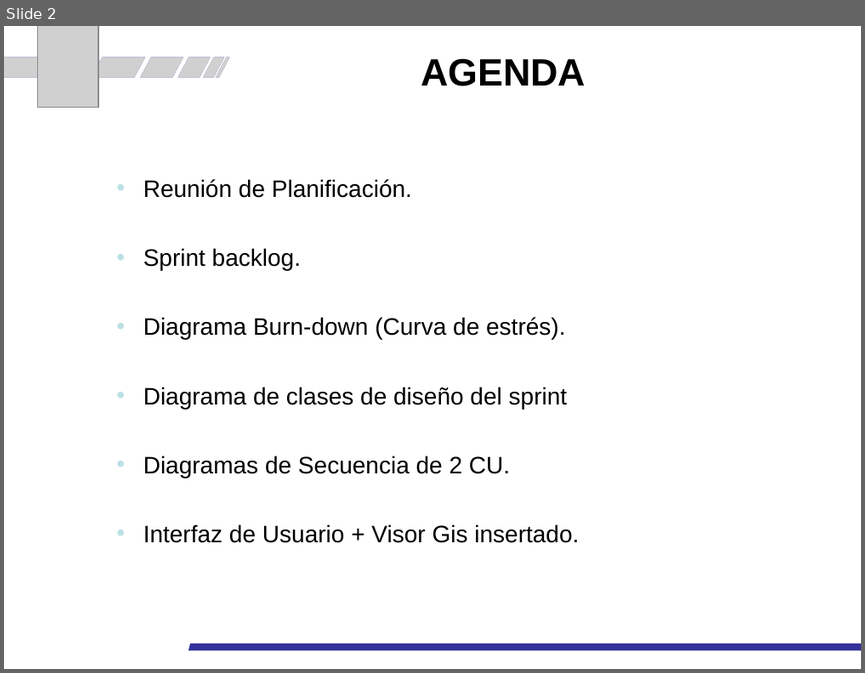
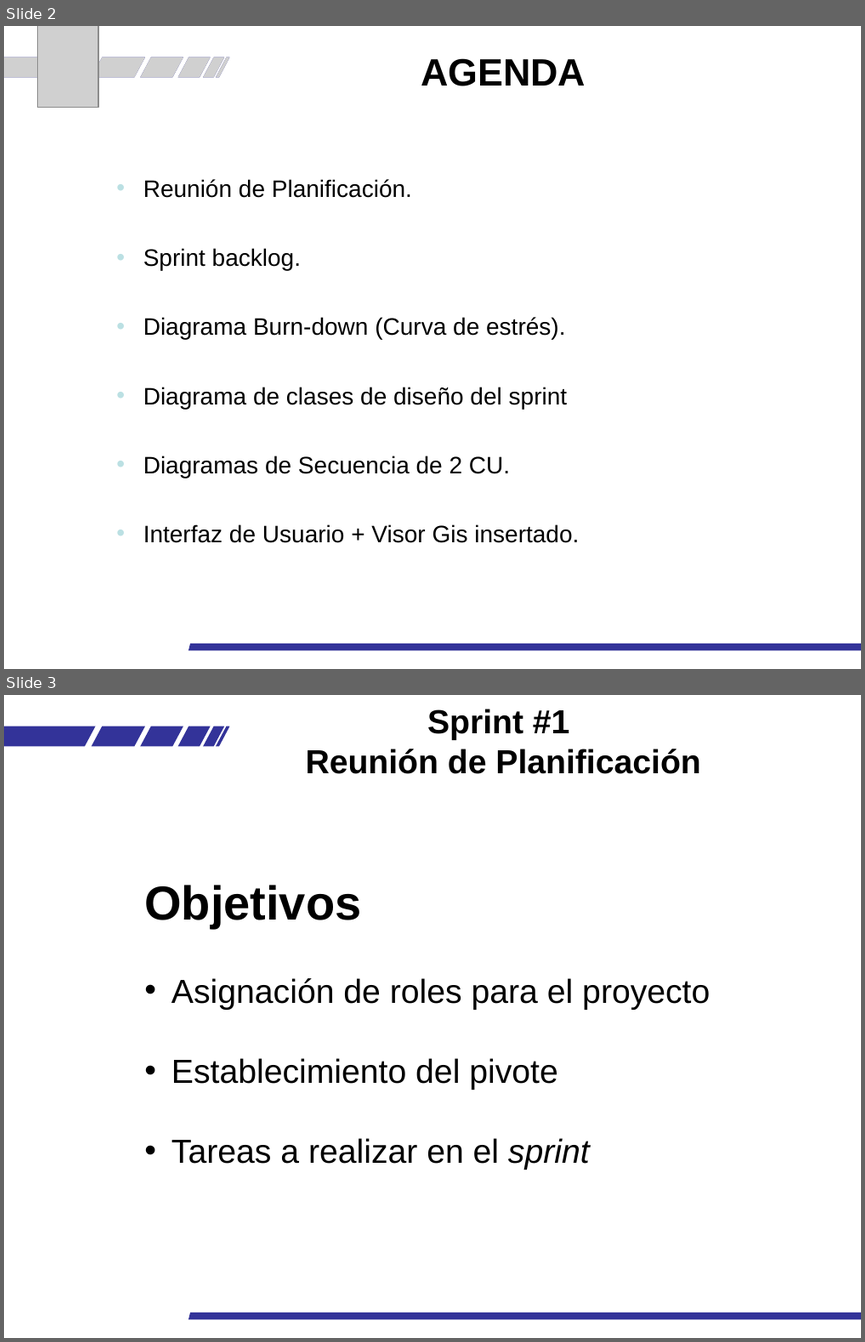
Before and after one commit to pquella/buscaminas, a slide deck: PrimerSprint/Presentación_PrimerSprint_AGNEX.pptx. Shown one above the other, each under a label of ours: slide 2 before the commit, slides 2 and 3 after it. The pictures are 865x673 and 865x1342 pixels, drawn with LibreOffice and Linux fonts; fonts in the diff are those of the drawing; grey boxes stand for pictures. Boxes give left, top, right and bottom in pixels: in the first picture for what was removed or moved away, otherwise in the second. Text is boxed around its words. In the diff, an @@ line names an element or a change of style, - is before the commit and + after.

```diff
--- a/PrimerSprint/Presentación_PrimerSprint_AGNEX.pptx
+++ b/PrimerSprint/Presentación_PrimerSprint_AGNEX.pptx
@@ slide 3 added at [4,695,861,1338], background #FFFFFF; not listed: 6 template elements that a slide beside it also shows @@
@@ text added at [306,709,700,774], 28 pt, text #000000, bold @@
+Sprint #1
+Reunión de Planificación
@@ text added at [144,885,710,1169], 28 pt, text #000000 @@
+Objetivos
+• Asignación de roles para el proyecto
+• Establecimiento del pivote
+• Tareas a realizar en el sprint
@@ freeform shape added at [188,1312,861,1319], fill #333399 @@
```
Also in this commit, not shown: 2 slides changed.
